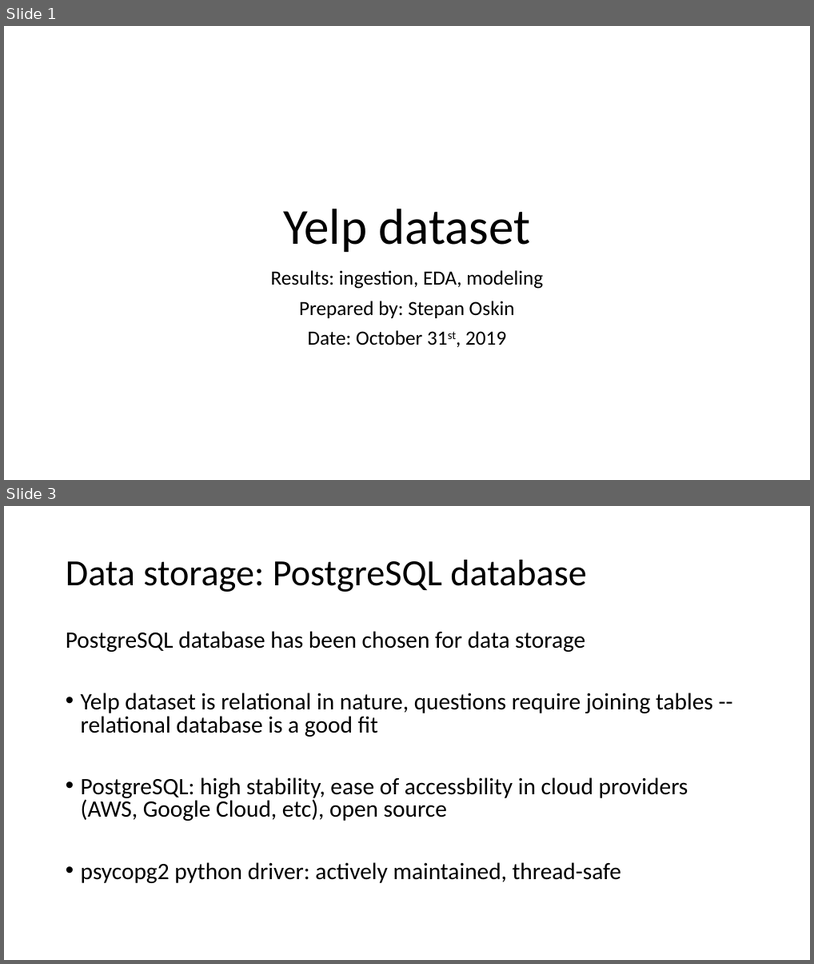
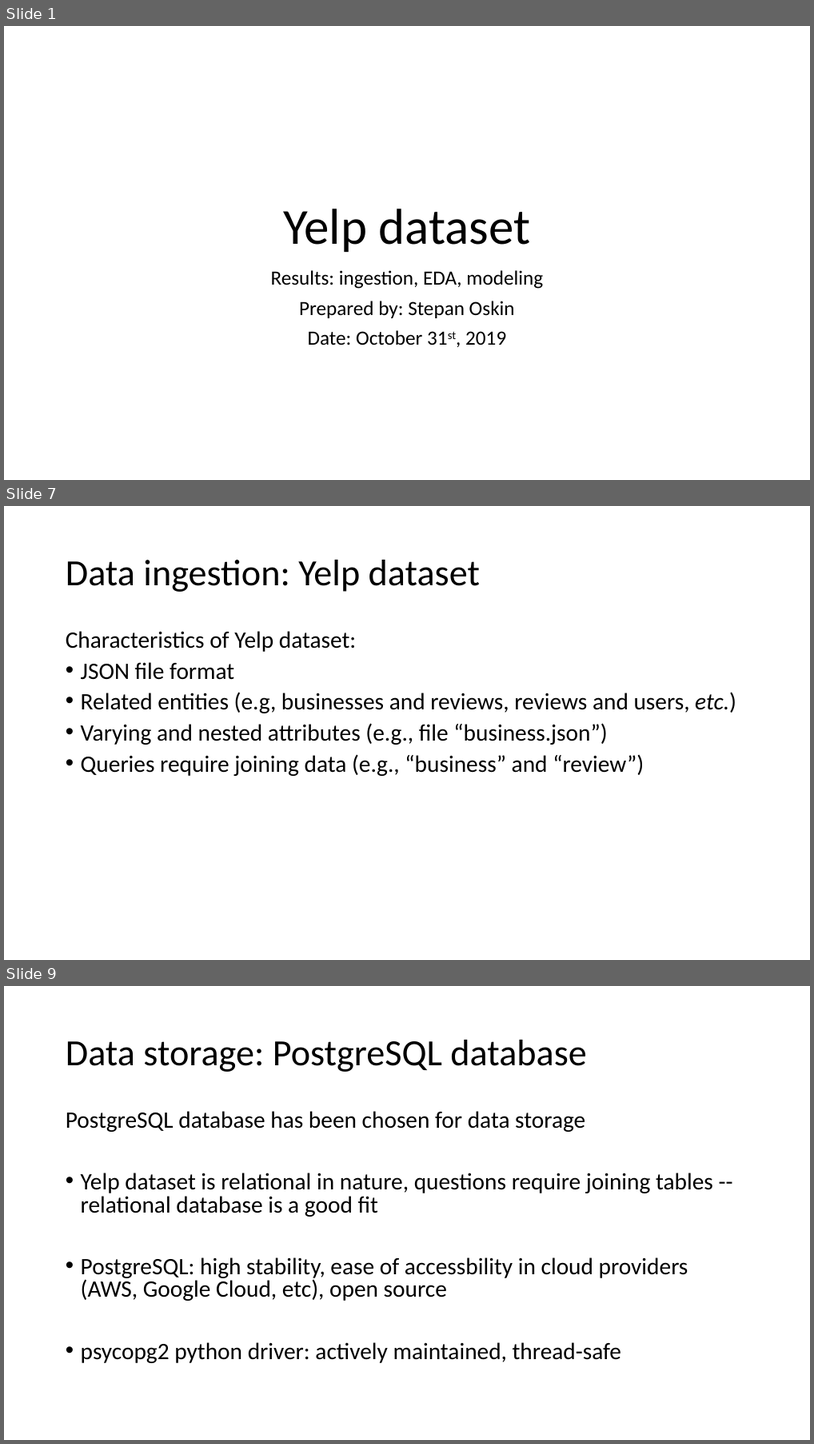
Before and after one commit to stepan-o/lift, a slide deck: presentations/Yelp_dataset_results.pptx. Shown one above the other, each under a label of ours: slides 1 and 3 before the commit, slides 1, 7 and 9 after it; the slides between them are not shown. The pictures are 814x964 and 814x1444 pixels, drawn with LibreOffice and Linux fonts; fonts in the diff are those of the drawing. Boxes give left, top, right and bottom in pixels: in the first picture for what was removed or moved away, otherwise in the second. Text is boxed around its words. In the diff, an @@ line names an element or a change of style, - is before the commit and + after.

```diff
--- a/presentations/Yelp_dataset_results.pptx
+++ b/presentations/Yelp_dataset_results.pptx
@@ slide 7 added at (x1=4, y1=506, x2=810, y2=960), background #FFFFFF @@
@@ title added at (x1=66, y1=560, x2=480, y2=592), 44 pt, text #000000 @@
+Data ingestion: Yelp dataset
@@ text added at (x1=66, y1=631, x2=737, y2=776), 28 pt, text #000000 @@
+Characteristics of Yelp dataset:
+• JSON file format
+• Related entities (e.g, businesses and reviews, reviews and users, etc.)
+• Varying and nested attributes (e.g., file “business.json”)
+• Queries require joining data (e.g., “business” and “review”)
@@ what was slide 3 is now slide 9 @@
```
Also in this commit, not shown: 1 slide changed, 6 other slides added.
